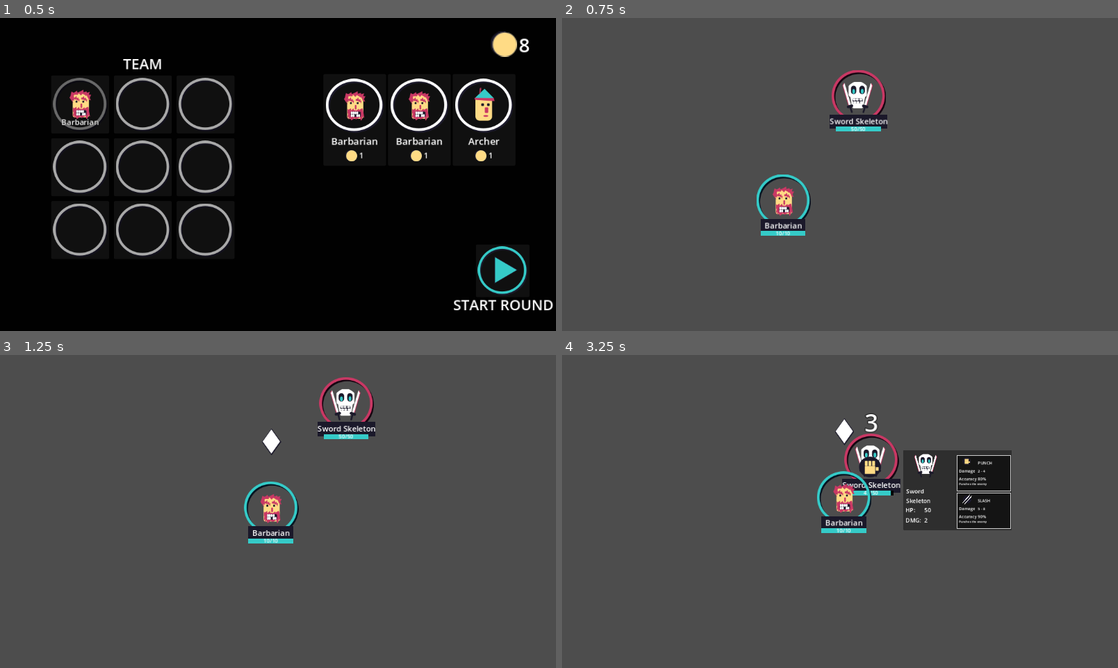
Above: before the commit, frames 1-4 (two rows, left to right).
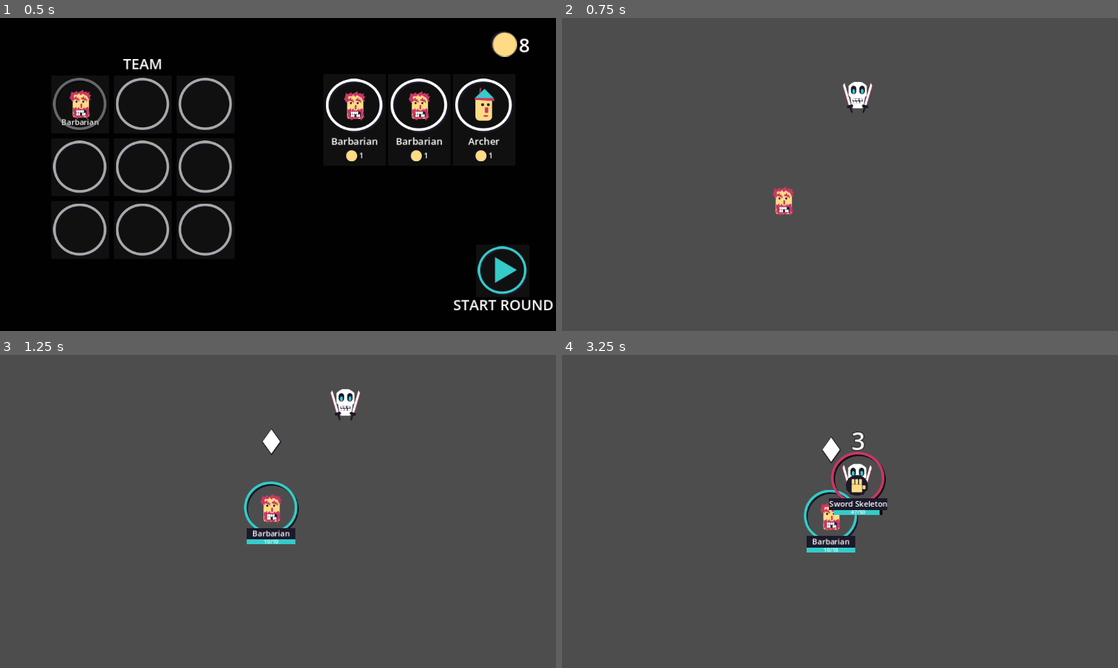
Above: after the commit, the same moments.

Repository: mathew-tran/mercmanager
Game: Godot game, scene res://Scenes/Main.tscn
Two runs of this game, one before a commit and one after it. Both use one fixed random seed, a clock stepped at 60 frames per second and the inputs below.
Inputs (mouse positions are in pixels of both pictures, inside the frame that each line leads up to):
- Up to frame 1 (0.5 s): no input
- Up to frame 2 (0.75 s): click "START ROUND" at 0.5 s
- Up to frame 3 (1.25 s): no input
- Up to frame 4 (3.25 s): move the mouse to (962, 495) at 1.27 s; move the mouse to (728, 527) at 2.02 s; move the mouse to (895, 442) at 2.77 s

Frame 1 is identical in both runs. In frame 2, 1.5% of the frame differs, in the area x 35-59%, y 16-70%; in frame 3, 1.0%; in frame 4, 8.4%, in the area x 43-81%, y 18-64%.

Commit message:
Make UI less cluttered and turn it off when characters not active

Diff:
--- a/Prefabs/Character.tscn
+++ b/Prefabs/Character.tscn
@@ -39,7 +39,17 @@
 pivot_offset = Vector2(56, 56)
 texture = ExtResource("1_oxqv2")
 
-[node name="Frame" type="TextureRect" parent="CharacterUI"]
+[node name="ActiveUI" type="Control" parent="CharacterUI"]
+custom_minimum_size = Vector2(0, 30)
+layout_mode = 1
+anchors_preset = 14
+anchor_top = 0.5
+anchor_right = 1.0
+anchor_bottom = 0.5
+grow_horizontal = 2
+grow_vertical = 2
+
+[node name="Frame" type="TextureRect" parent="CharacterUI/ActiveUI"]
 layout_mode = 0
 offset_left = -9.0
 offset_top = -93.0
@@ -47,11 +57,18 @@
 offset_bottom = 18.0
 texture = ExtResource("3_ncfsr")
 
-[node name="Name" type="Label" parent="CharacterUI"]
+[node name="Name" type="Label" parent="CharacterUI/ActiveUI"]
+custom_minimum_size = Vector2(100, 0)
 layout_mode = 1
-anchors_preset = 15
-anchor_right = 1.0
-anchor_bottom = 1.0
+anchors_preset = 8
+anchor_left = 0.5
+anchor_top = 0.5
+anchor_right = 0.5
+anchor_bottom = 0.5
+offset_left = -23.5
+offset_top = -11.5
+offset_right = 23.5
+offset_bottom = 11.5
 grow_horizontal = 2
 grow_vertical = 2
 theme_override_styles/normal = SubResource("StyleBoxFlat_lau12")
@@ -59,20 +76,25 @@
 horizontal_alignment = 1
 vertical_alignment = 1
 
-[node name="HP" type="ProgressBar" parent="CharacterUI"]
+[node name="HP" type="ProgressBar" parent="CharacterUI/ActiveUI"]
+custom_minimum_size = Vector2(100, 10)
 layout_mode = 1
-anchors_preset = 15
-anchor_right = 1.0
-anchor_bottom = 1.0
-offset_top = 25.0
-offset_bottom = 6.0
+anchors_preset = 8
+anchor_left = 0.5
+anchor_top = 0.5
+anchor_right = 0.5
+anchor_bottom = 0.5
+offset_left = -50.0
+offset_top = 12.0
+offset_right = 50.0
+offset_bottom = 22.0
 grow_horizontal = 2
 grow_vertical = 2
 theme_override_styles/background = SubResource("StyleBoxFlat_8fv1a")
 theme_override_styles/fill = SubResource("StyleBoxFlat_36x6n")
 show_percentage = false
 
-[node name="Label" type="Label" parent="CharacterUI/HP"]
+[node name="Label" type="Label" parent="CharacterUI/ActiveUI/HP"]
 layout_mode = 1
 anchors_preset = 15
 anchor_right = 1.0
@@ -86,6 +108,8 @@
 
 [node name="SpeechBubble" parent="CharacterUI" instance=ExtResource("5_755dl")]
 visible = false
+z_index = 4
+z_as_relative = false
 layout_mode = 0
 anchors_preset = 0
 anchor_left = 0.0
@@ -113,5 +137,10 @@
 offset_bottom = -124.0
 texture = ExtResource("8_w3083")
 
+[node name="HideUITimer" type="Timer" parent="."]
+wait_time = 0.3
+one_shot = true
+
 [connection signal="mouse_entered" from="CharacterUI" to="." method="_on_character_ui_mouse_entered"]
 [connection signal="mouse_exited" from="CharacterUI" to="." method="_on_character_ui_mouse_exited"]
+[connection signal="timeout" from="HideUITimer" to="." method="_on_timer_timeout"]
--- a/Scenes/Main.tscn
+++ b/Scenes/Main.tscn
@@ -85,3 +85,5 @@
 
 [node name="EnemySpawner" type="Node2D" parent="." groups=["EnemySpawner"]]
 script = ExtResource("8_g0a7n")
+
+[node name="FocusPoint" type="Node2D" parent="." groups=["FocusPoint"]]
--- a/Scripts/Autoload/Helper.gd
+++ b/Scripts/Autoload/Helper.gd
@@ -107,3 +107,9 @@
 	if result:
 		return result[0]
 	return null
+
+func GetFocusPoint():
+	var result = get_tree().get_nodes_in_group("FocusPoint")
+	if result:
+		return result[0]
+	return null
--- a/Scripts/Data/DataType/AttackMove.gd
+++ b/Scripts/Data/DataType/AttackMove.gd
@@ -11,6 +11,8 @@
 		for x in range(0, HitAmount):
 			for target in targets:
 				if HasMoveSucceeded() or x == 0:
+					Helper.GetFocusPoint().global_position = lerp(owner.global_position, target.global_position, .5)
+					await Helper.GetFollowCamera().FocusObject(Helper.GetFocusPoint())
 					await owner.get_tree().create_timer(.1).timeout
 					await owner.Speak("")
 					if is_instance_valid(Effect):
--- a/Scripts/Game/AIController.gd
+++ b/Scripts/Game/AIController.gd
@@ -51,12 +51,14 @@
 func RunAttackAI(delta):
 	var nearestEnemy = Helper.GetClosestEnemy(CharRef)
 	if is_instance_valid(nearestEnemy):
+		nearestEnemy.ShowUI(true)
 		if IsCloseToPosition(CharRef, nearestEnemy.global_position) == false:
 			MoveToPosition(CharRef, nearestEnemy.global_position, delta)
 		else:
 			bIsRunning = false
 			await MoveToUse.AttemptToDoMove(CharRef, [nearestEnemy])
 			ActionComplete.emit()
+			nearestEnemy.ShowUI(false)
 	else:
 		ActionComplete.emit()
 
--- a/Scripts/Game/Character.gd
+++ b/Scripts/Game/Character.gd
@@ -40,7 +40,8 @@
 
 func RunInput():
 	$ActiveSymbol.visible = true
-	show_behind_parent = false
+	ShowUI(true)
+	show_behind_parent = true
 	print(name + "(" + CharacterData.Name + " is running)")
 	await get_tree().create_timer(.1).timeout
 	$AIController.Decide()
@@ -54,8 +55,15 @@
 	await get_tree().create_timer(.1).timeout
 	await Speak("")
 	$ActiveSymbol.visible = false
-	show_behind_parent = true
+	show_behind_parent = false
+	ShowUI(false)
 
+func ShowUI(bShow):
+	if bShow == false:
+		$HideUITimer.start()
+	else:
+		$HideUITimer.stop()
+		$CharacterUI.SetActive(true)
 
 func _on_character_ui_mouse_entered():
 	if is_instance_valid(Helper.GetCharInfoUI()):
@@ -68,3 +76,7 @@
 func _on_character_ui_mouse_exited():
 	if is_instance_valid(Helper.GetCharInfoUI()):
 		Helper.GetCharInfoUI().HideInfo()
+
+
+func _on_timer_timeout():
+	$CharacterUI.SetActive(false)
--- a/Scripts/Game/UI/CharacterUI.gd
+++ b/Scripts/Game/UI/CharacterUI.gd
@@ -5,25 +5,30 @@
 func Setup(char : Character):
 	CharacterRef = char
 	$Face.texture = char.CharacterData.Face
-	$Name.text = char.CharacterData.Name
+	$ActiveUI/Name.text = char.CharacterData.Name
 	char.GetHealthComponent().Setup(char)
 	char.GetHealthComponent().Update.connect(OnUpdate)
 	char.GetHealthComponent().OnDeath.connect(OnDeath)
 	if char.Team == Character.TEAM.ENEMY:
-		$Frame.modulate = "c93864ff"
+		$ActiveUI/Frame.modulate = "c93864ff"
 	else:
-		$Frame.modulate = "35cbc8ff"
+		$ActiveUI/Frame.modulate = "35cbc8ff"
 	OnUpdate()
+	SetActive(false)
+
+func SetActive(bActive):
+	$ActiveUI.visible = bActive
 
 func OnUpdate():
-	$HP/Label.text = CharacterRef.GetHealthComponent().GetHealthString()
-	$HP.value = CharacterRef.GetHealthComponent().GetHealthPercent() * 100
+	$ActiveUI/HP/Label.text = CharacterRef.GetHealthComponent().GetHealthString()
+	$ActiveUI/HP.value = CharacterRef.GetHealthComponent().GetHealthPercent() * 100
 
 func OnDeath():
 	$Face.rotation_degrees = 90
 	modulate = "737373"
 	CharacterRef.z_as_relative = false
 	CharacterRef.z_index = -100
+	$ActiveUI.visible = false
 
 func Tell(message):
 	if message != "":
